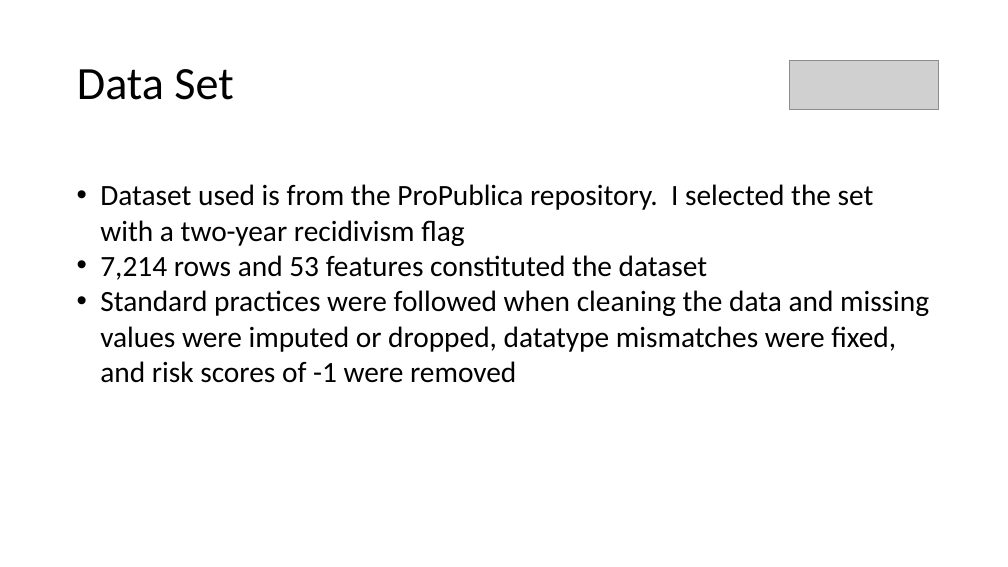
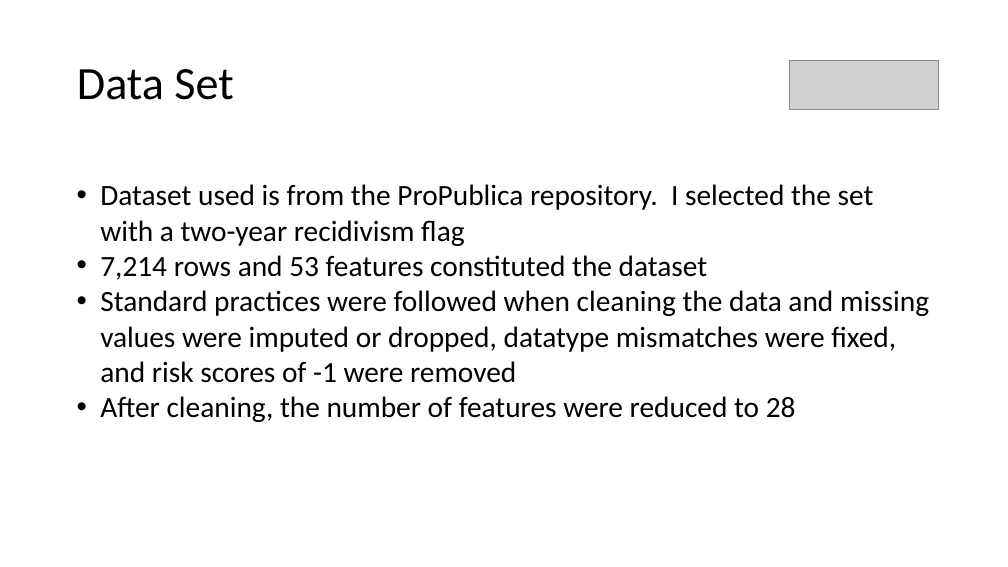
Before and after one commit to arjun7973/msds640_caseStudy, a slide deck: slide 6 of 25Sumr8W2_MSDS640_X70/2025_COMPAS_Bias_Case_Study/presentation/COMPAS_Bias_Presentation.pptx. Drawn at 1008x567 pixels with LibreOffice and Linux fonts; fonts in the diff are those of the drawing; grey boxes stand for pictures. Boxes give left, top, right and bottom in pixels: in the first picture for what was removed or moved away, otherwise in the second. Text is boxed around its words. In the diff, an @@ line names an element or a change of style, - is before the commit and + after.

```diff
--- a/25Sumr8W2_MSDS640_X70/2025_COMPAS_Bias_Case_Study/presentation/COMPAS_Bias_Presentation.pptx
+++ b/25Sumr8W2_MSDS640_X70/2025_COMPAS_Bias_Case_Study/presentation/COMPAS_Bias_Presentation.pptx
@@ text at (100, 396, 796, 422): paragraph added @@
+• After cleaning, the number of features were reduced to 28
```
Also in this commit, not shown: 3 other slides changed.
